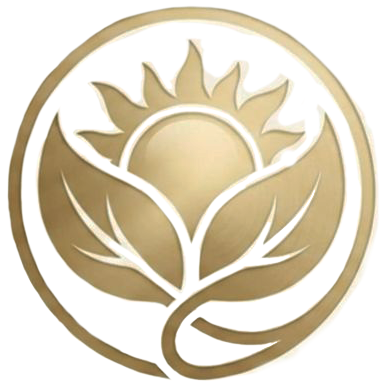
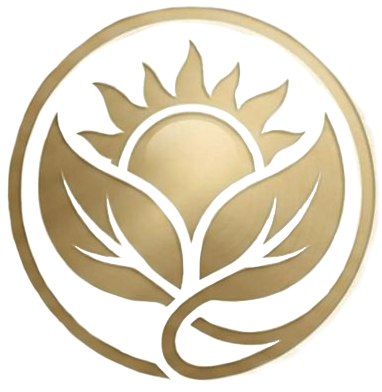
Layer changes from the first 382px x 392px image to the second:
painted on "Capa 1" over [35, 38, 348, 367]